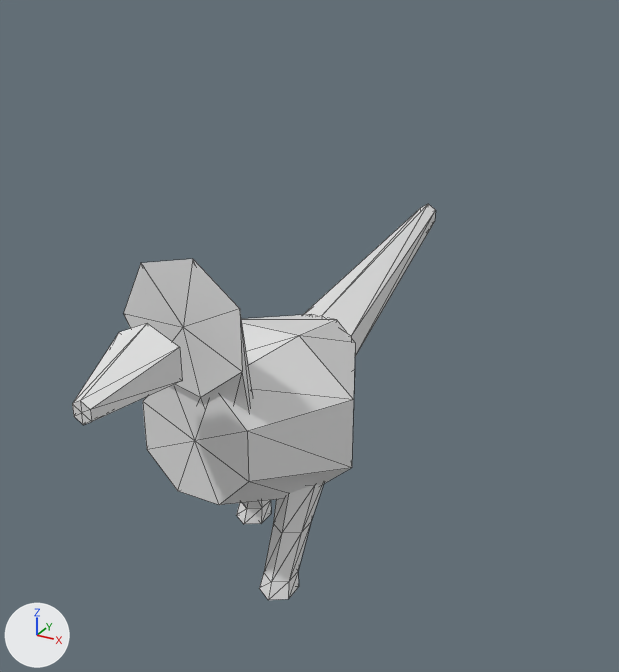
A saved change to the OBJ model data/animals/papagaio/walk/6.obj.
Both versions are drawn from a camera (50 mm lens) standing at (0.481, -0.763, 0.689) and looking at (-0.011, 0.131, 0.242). The lights are fixed; the arrows at lower left show +X, +Y and +Z. The older version comes first. Mesh edges are drawn as thin lines. Where no turn or scale is listed for an object, it has been applied to the vertices.

The first picture shows 'papagaio_walk_6'.
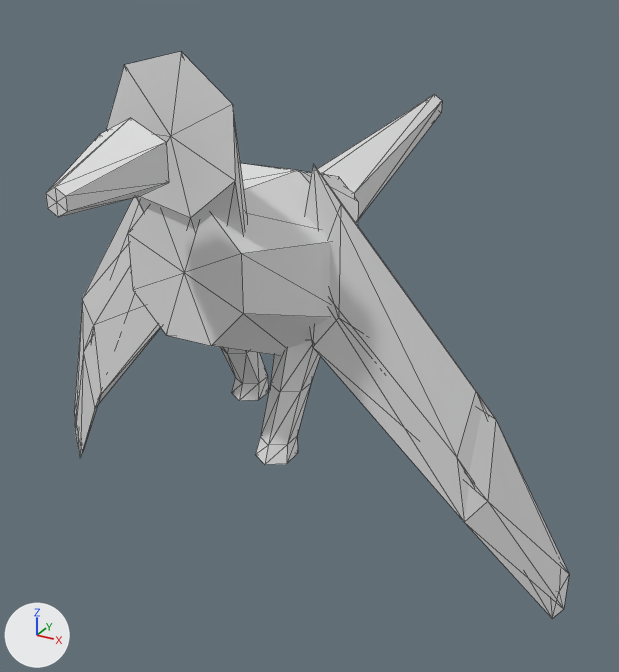
Pixel boxes [x1, y1, x2, y2] of what changed, in the pictures (619 x 672 px; the box of a moved part takes in the faces that stretch with it):
'papagaio_walk_6', reshaped (44% wider, 43% taller)
    before: [72, 204, 436, 600]
    after: [46, 51, 569, 618]
part 1 of me_papagaio_walk_6, moved or reshaped
    before: [143, 314, 355, 505]
    after: [128, 163, 358, 356]
part 2 of me_papagaio_walk_6, moved or reshaped
    before: [236, 500, 271, 524]
    after: [220, 347, 268, 401]
part 3 of me_papagaio_walk_6, moved or reshaped
    before: [260, 484, 323, 600]
    after: [256, 340, 320, 465]
part 4 of me_papagaio_walk_6, moved or reshaped
    before: [124, 259, 252, 411]
    after: [106, 51, 247, 235]
part 5 of me_papagaio_walk_6, moved or reshaped
    before: [72, 323, 182, 425]
    after: [46, 118, 169, 217]
part 6 of me_papagaio_walk_6, moved or reshaped
    before: [303, 204, 436, 356]
    after: [317, 94, 442, 220]
part 7 of me_papagaio_walk_6, added
    after: [74, 197, 161, 458]
part 8 of me_papagaio_walk_6, added
    after: [304, 164, 569, 618]

Edits to the bpy script that builds the scene:
```text
Change me_papagaio_walk_6:
    used by ob_papagaio_walk_6; location = (0.0, 0.0, 0.0)
    remove me_papagaio_walk_6.from_pydata(...)  # 122 vertices, 220 faces; spans x -0.117..0.117, y -0.285..0.624, z 0.0..0.431
    add me_papagaio_walk_6.from_pydata(...)  # 156 vertices, 280 faces; spans x -0.365..0.363, y -0.285..0.624, z 0.0..0.617
    me_papagaio_walk_6 part 1: the loose piece of 26 vertices spanning x -0.117..0.117, y -0.138..0.15, z 0.091..0.305 is moved by (0.0, 0.0, 0.186)
    me_papagaio_walk_6 part 2: the loose piece of 26 vertices spanning x -0.077..-0.029, y -0.032..0.077, z 0.0..0.126 is moved by (0.0, 0.0, 0.186)
    me_papagaio_walk_6 part 3: the loose piece of 26 vertices spanning x 0.029..0.077, y -0.085..0.032, z 0.0..0.126 is moved by (0.0, 0.0, 0.186)
    me_papagaio_walk_6 part 4: the loose piece of 16 vertices spanning x -0.077..0.066, y -0.143..-0.108, z 0.2..0.431 is moved by (0.0, 0.0, 0.186)
    me_papagaio_walk_6 part 5: the loose piece of 14 vertices spanning x -0.037..0.034, y -0.285..-0.195, z 0.315..0.382 is moved by (0.0, 0.0, 0.186)
    me_papagaio_walk_6 part 6: the loose piece of 14 vertices spanning x -0.06..0.043, y 0.144..0.624, z 0.188..0.298 is moved by (0.0, 0.0, 0.186)
    me_papagaio_walk_6 part 7: a new loose piece of 17 vertices spanning x -0.365..-0.074, y -0.04..0.048, z 0.0..0.508
    me_papagaio_walk_6 part 8: a new loose piece of 17 vertices spanning x 0.069..0.363, y -0.041..0.048, z 0.0..0.508
```
